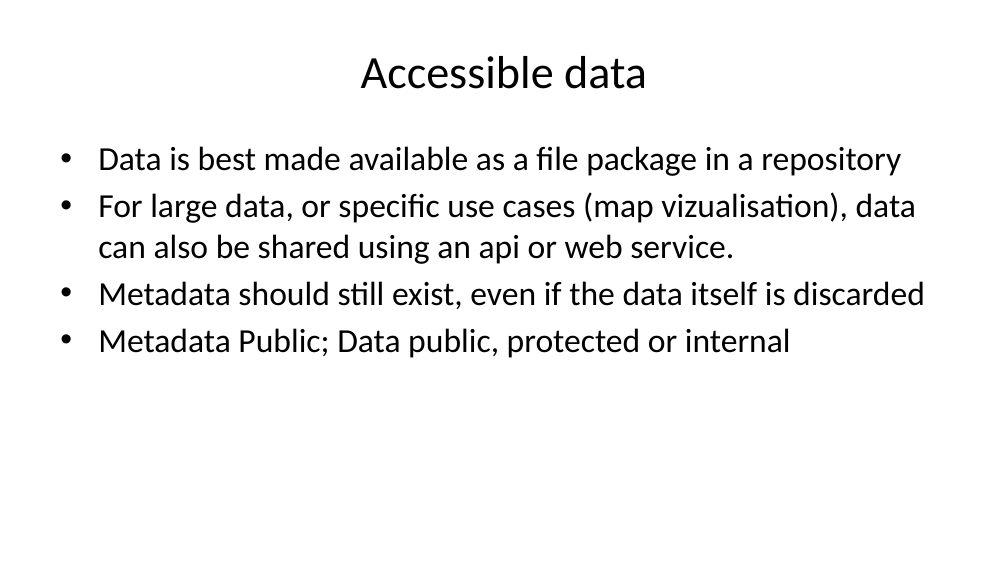
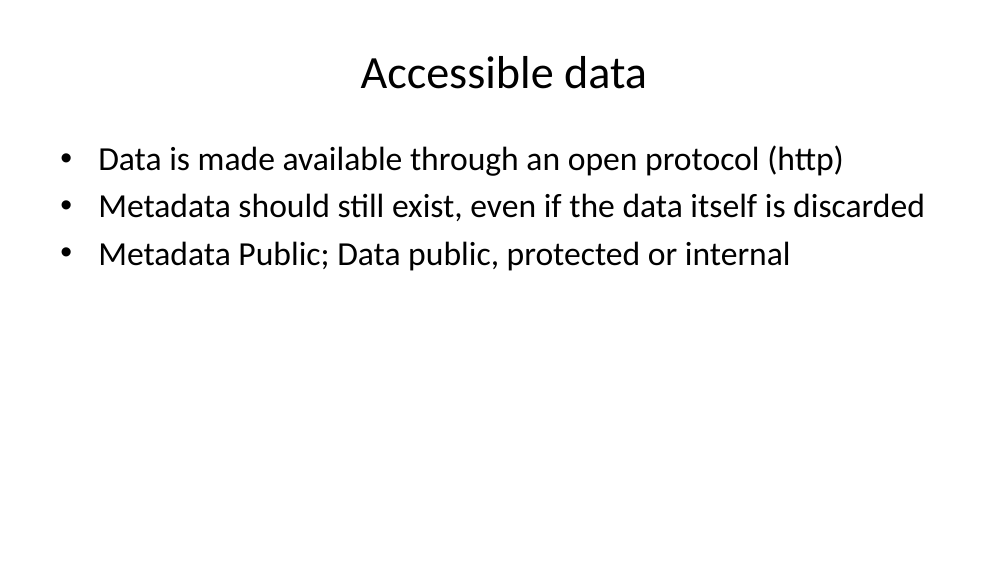
Before and after one commit to pvgenuchten/slides, a slide deck: slide 14 of slides/2026-soil-information-systems-for-decision-making-in-africa.pptx (slide 13 before the commit). Drawn at 1008x567 pixels with LibreOffice and Linux fonts; fonts in the diff are those of the drawing. Boxes give left, top, right and bottom in pixels: in the first picture for what was removed or moved away, otherwise in the second. Text is boxed around its words. In the diff, an @@ line names an element or a change of style, - is before the commit and + after.

```diff
--- a/slides/2026-soil-information-systems-for-decision-making-in-africa.pptx
+++ b/slides/2026-soil-information-systems-for-decision-making-in-africa.pptx
@@ text at box(98, 145, 844, 176): text changed @@
-• Data is best made available as a file package in a repository
-• For large data, or specific use cases (map vizualisation), data can also be shared using an api or web service.
+• Data is made available through an open protocol (http)
```
Also in this commit, not shown: 9 other slides changed, 9 slides added, 3 slides removed, 13 other files.
